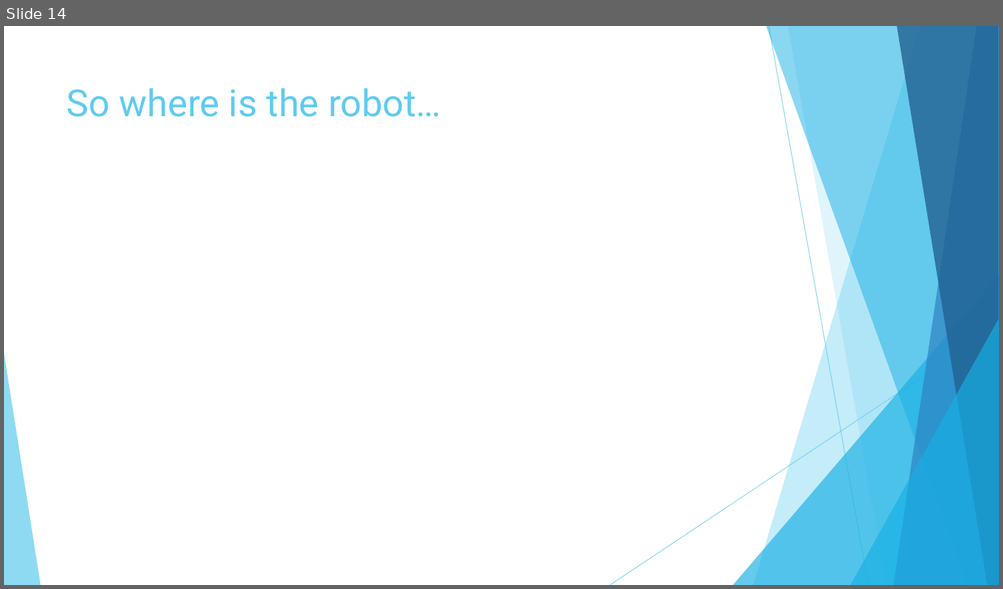
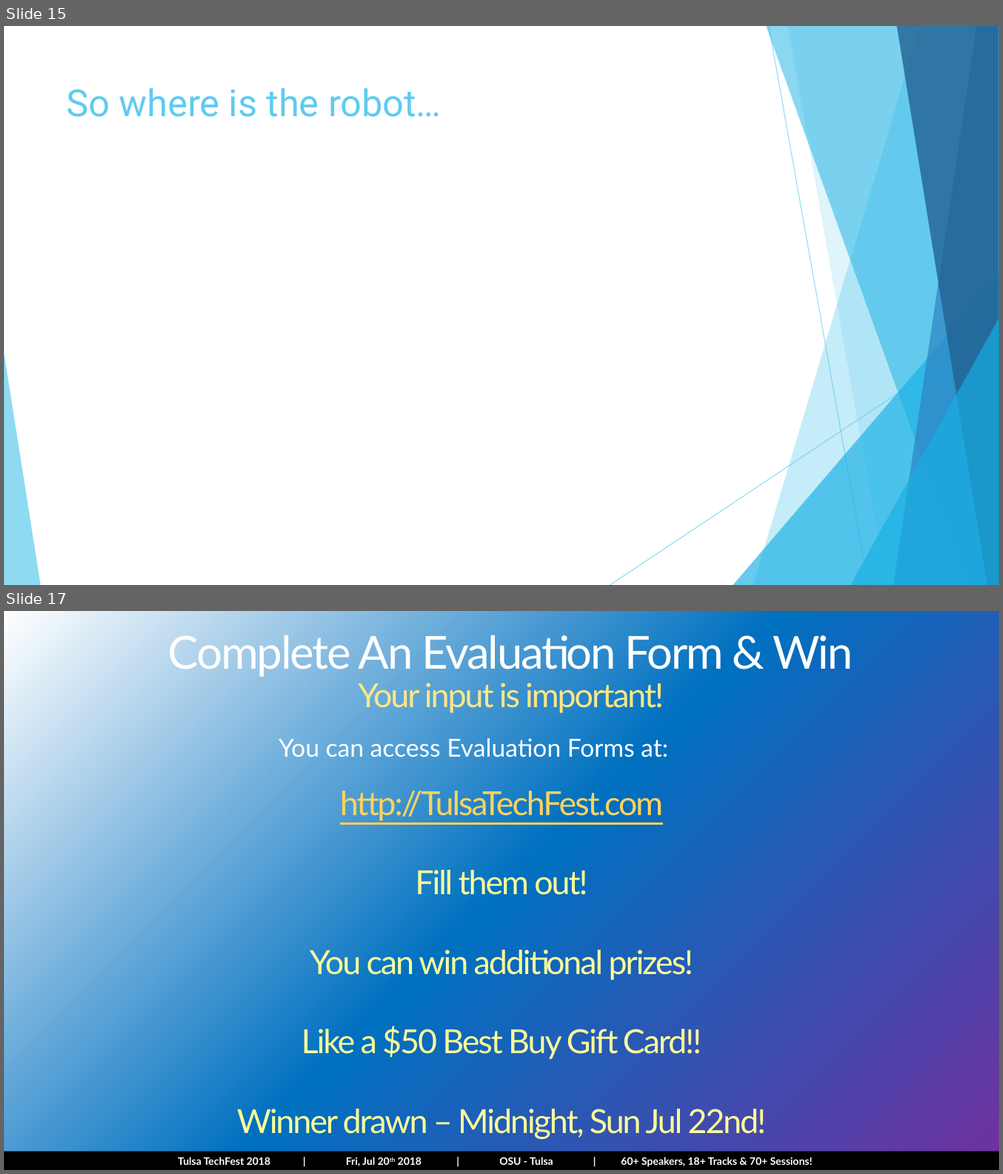
Before and after one commit to pulcher/Robot-Overlord-TV, a slide deck: roltv.pptx. Shown one above the other, each under a label of ours: slide 14 before the commit, slides 15 and 17 after it; the slides between them are not shown. The pictures are 1003x589 and 1003x1174 pixels, drawn with LibreOffice and Linux fonts; fonts in the diff are those of the drawing. Boxes give left, top, right and bottom in pixels: in the first picture for what was removed or moved away, otherwise in the second. Text is boxed around its words. In the diff, an @@ line names an element or a change of style, - is before the commit and + after.

```diff
--- a/roltv.pptx
+++ b/roltv.pptx
@@ slide 17 added at [4, 611, 999, 1170], background gradient #FFFFFF to #0070C0 to #7030A0 @@
@@ title added at [168, 635, 853, 713], 44 pt, text #FFFFFF @@
+Complete An Evaluation Form & Win
+Your input is important!
@@ text added at [279, 738, 668, 758], 24 pt, text #FFFFFF @@
+You can access Evaluation Forms at:
@@ text added at [237, 786, 766, 1139], 32 pt, text gradient #FFFFB9 to #FFFF99 to #F6AE1E @@
+http://TulsaTechFest.com
+Fill them out!
+You can win additional prizes!
+Like a $50 Best Buy Gift Card!!
+Winner drawn – Midnight, Sun Jul 22nd!
@@ rectangle added at [4, 1152, 999, 1170], fill #000000, 10 pt, text #FFFFFF, bold @@
+Tulsa TechFest 2018 | Fri, Jul 20th 2018 | OSU - Tulsa | 60+ Speakers, 18+ Tracks & 70+ Sessions!
@@ what was slide 14 is now slide 15 @@
```
Also in this commit, not shown: 3 slides changed, 2 other slides added, 1 slide removed, 1 other file.
